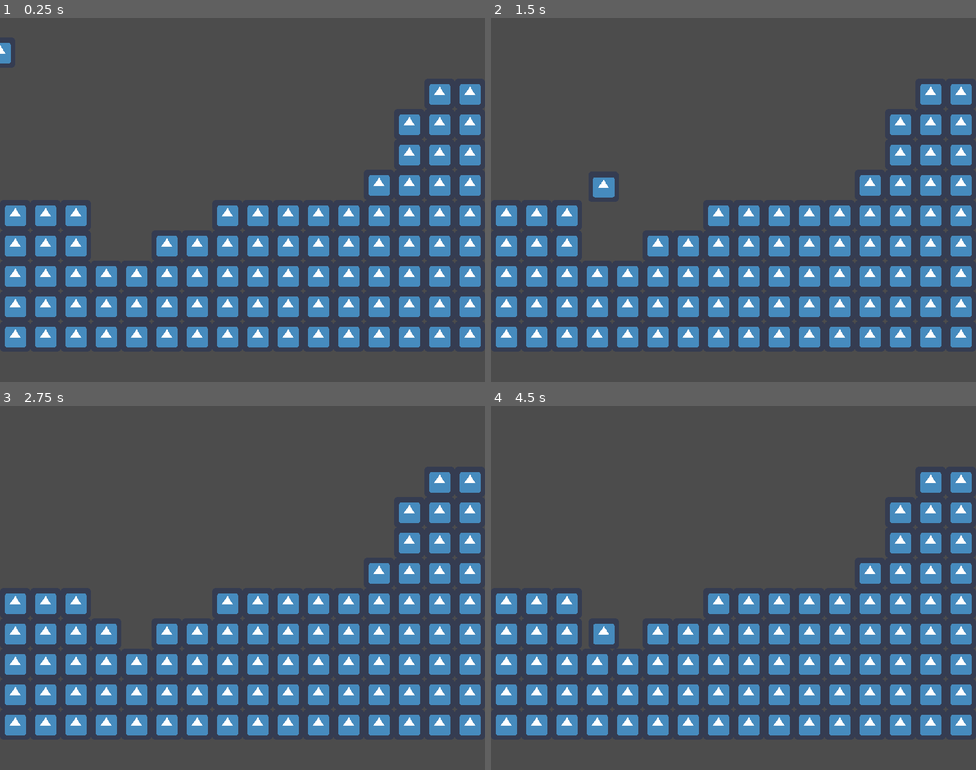
Above: before the commit, frames 1-4 (two rows, left to right).
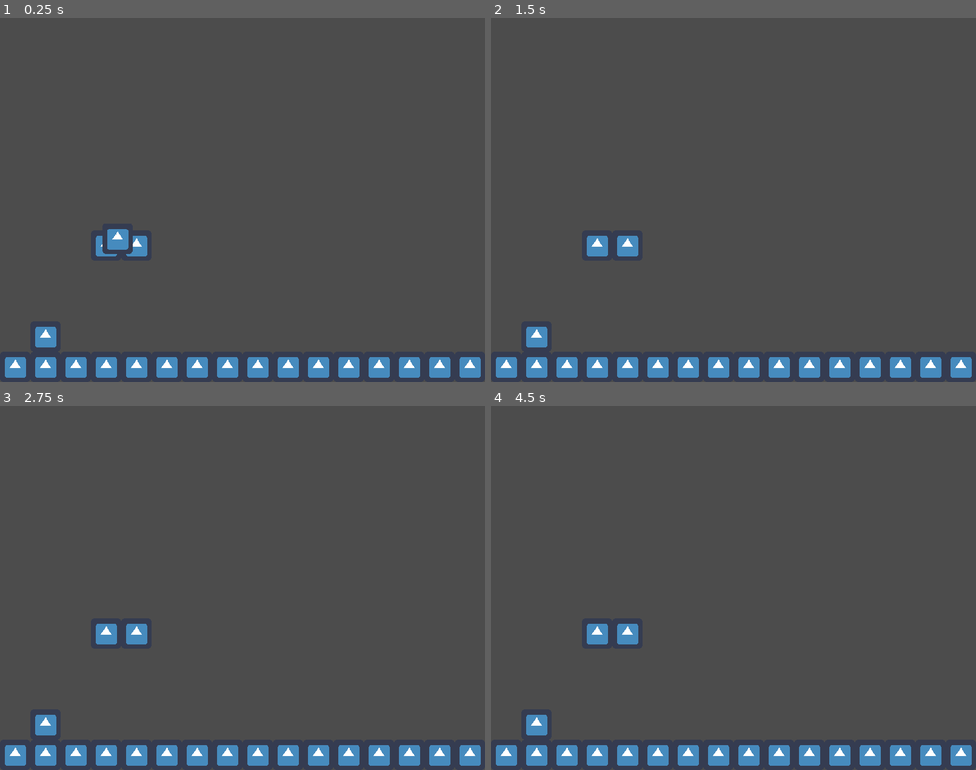
Above: after the commit, the same moments.

Repository: CRosenauer/Lost-Robot
Game: Godot game, scene res://Levels/Tony Test/Room.tscn
The game is run twice, just before and just after one commit, with the same random seed, the same clock (stepped at 60 frames per second) and the same inputs. Before the commit the project starts from res://Levels/Test/TestLevel.tscn. The engine's default icon, where the game draws it, is replaced by a stand-in: a white triangle on a blue panel in a dark square.
Inputs:
- Up to frame 1 (0.25 s): no input
- Up to frame 2 (1.5 s): hold D (InputRight) from 0.53 s (still down); tap J (InputDash) at 0.6 s; tap Space (InputJump) at 0.77 s; tap K (InputGrapple) at 1.35 s
- Up to frame 3 (2.75 s): tap Space (InputJump) at 1.52 s; release D (InputRight) at 2.03 s; hold A (InputLeft) from 2.03 s (still down); tap J (InputDash) at 2.1 s
- Up to frame 4 (4.5 s): tap Enter at 2.75, 4.25 s; release A (InputLeft) at 2.78 s; hold D (InputRight) 2.78-4.28 s; tap K (InputGrapple) at 2.85, 4.35 s; tap Space (InputJump) at 3.02, 3.5, 3.77 s; tap J (InputDash) at 3.6 s; hold A (InputLeft) from 4.28 s (still down)

The runs differ from the first frame. In frame 1, 25% of the frame differs, in the area x 0-100%, y 6-99%; in frame 2, 25%, in the area x 1-100%, y 18-99%; in frame 3, 25%; in frame 4, 25%.

Commit message:
new room test

Diff:
--- /dev/null
+++ b/src/Levels/Tony Test/Room.tscn
@@ -0,0 +1,30 @@
+[gd_scene load_steps=4 format=2]
+
+[ext_resource path="res://Entity/Characters/Player/Player.tscn" type="PackedScene" id=1]
+[ext_resource path="res://icon.png" type="Texture" id=2]
+
+[sub_resource type="TileSet" id=1]
+0/name = "icon.png 0"
+0/texture = ExtResource( 2 )
+0/tex_offset = Vector2( 0, 0 )
+0/modulate = Color( 1, 1, 1, 1 )
+0/region = Rect2( 0, 0, 64, 64 )
+0/tile_mode = 0
+0/occluder_offset = Vector2( 0, 0 )
+0/navigation_offset = Vector2( 0, 0 )
+0/shape_offset = Vector2( 0, 0 )
+0/shape_transform = Transform2D( 1, 0, 0, 1, 0, 0 )
+0/shape_one_way = false
+0/shape_one_way_margin = 0.0
+0/shapes = [  ]
+0/z_index = 0
+
+[node name="Node2D" type="Node2D"]
+
+[node name="TileMap" type="TileMap" parent="."]
+tile_set = SubResource( 1 )
+format = 1
+tile_data = PoolIntArray( 458755, 0, 0, 458756, 0, 0, 655361, 0, 0, 720896, 0, 0, 720897, 0, 0, 720898, 0, 0, 720899, 0, 0, 720900, 0, 0, 720901, 0, 0, 720902, 0, 0, 720903, 0, 0, 720904, 0, 0, 720905, 0, 0, 720906, 0, 0, 720907, 0, 0, 720908, 0, 0, 720909, 0, 0, 720910, 0, 0, 720911, 0, 0 )
+
+[node name="IEntity" parent="." instance=ExtResource( 1 )]
+position = Vector2( 248.151, 392.441 )
--- a/src/project.godot
+++ b/src/project.godot
@@ -16,7 +16,7 @@
 [application]
 
 config/name="RobotMetroidvania"
-run/main_scene="res://Levels/Test/TestLevel.tscn"
+run/main_scene="res://Levels/Tony Test/Room.tscn"
 config/icon="res://icon.png"
 
 [display]
